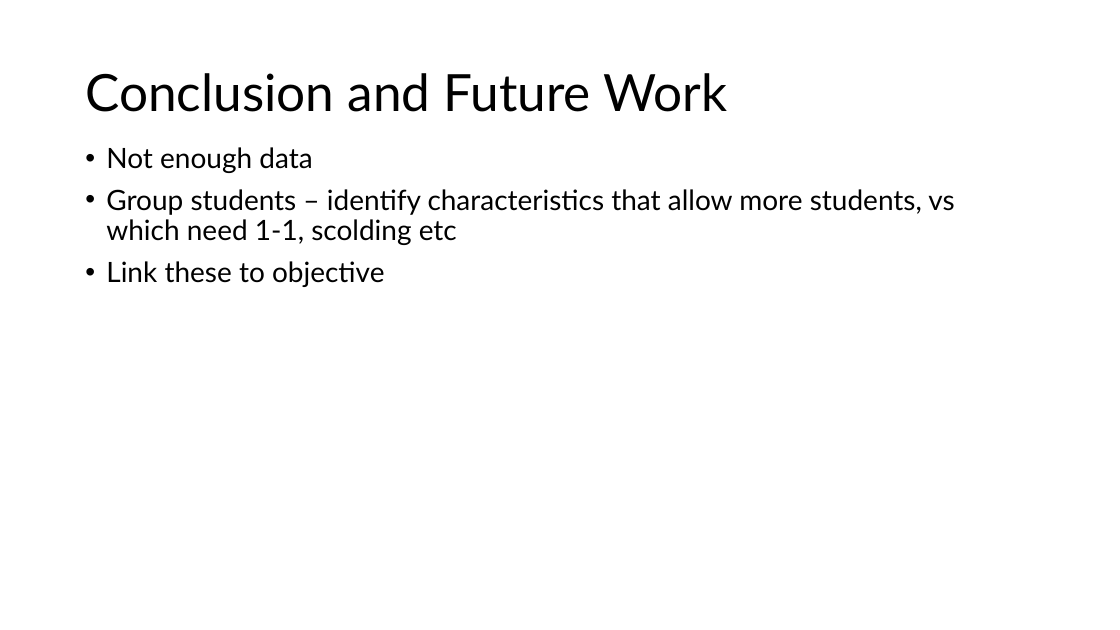
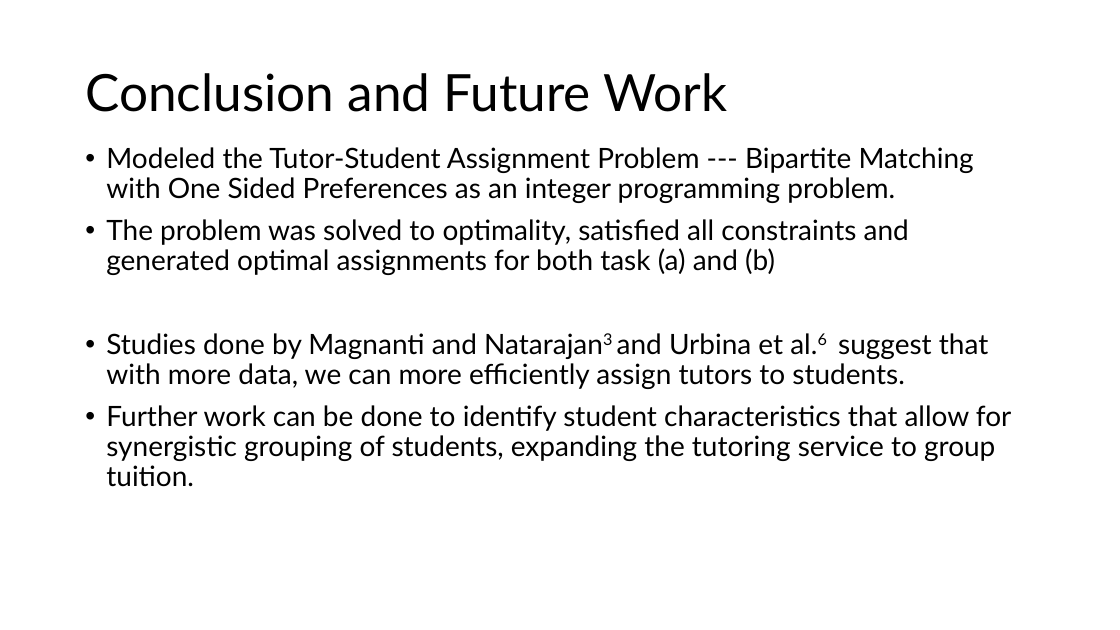
Before and after one commit to darrylteo/Technical-Test---Tutor-Student-Matching-Problem, a slide deck: slide 15 of test_presentation.pptx. Drawn at 1120x630 pixels with LibreOffice and Linux fonts; fonts in the diff are those of the drawing. Boxes give left, top, right and bottom in pixels: in the first picture for what was removed or moved away, otherwise in the second. Text is boxed around its words. In the diff, an @@ line names an element or a change of style, - is before the commit and + after.

```diff
--- a/test_presentation.pptx
+++ b/test_presentation.pptx
@@ text at [106,147,1011,487]: text changed @@
-• Not enough data
-• Group students – identify characteristics that allow more students, vs which need 1-1, scolding etc
-• Link these to objective
+• Modeled the Tutor-Student Assignment Problem --- Bipartite Matching with One Sided Preferences as an integer programming problem.
+• The problem was solved to optimality, satisfied all constraints and generated optimal assignments for both task (a) and (b)
+• Studies done by Magnanti and Natarajan3 and Urbina et al.6 suggest that with more data, we can more efficiently assign tutors to students.
+• Further work can be done to identify student characteristics that allow for synergistic grouping of students, expanding the tutoring service to group tuition.
```
Also in this commit, not shown: 3 other slides changed, 4 slides added, 2 slides removed, 1 other file.
